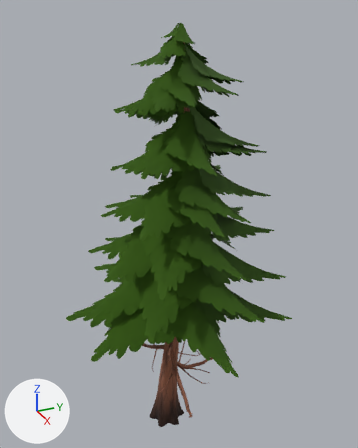
The glTF model assets/nature/Pine_4.gltf as it was, and as the next commit left it.
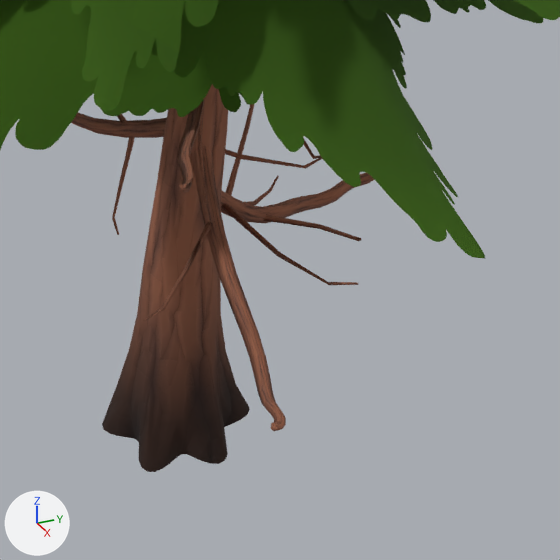
Each version is shown whole from a 50 mm lens placed at (9.71, -4.0, 10.43), pointed at (-0.18, 0.46, 5.48), then close up on the part from 35% to 72% of the width and 71% to 100% of the height. The axes (+X, +Y, +Z) are drawn at lower left. The lights are the same throughout. The first two pictures are the older version.

Script lines for the objects in view, before the commit:
```python
ob_pine_4 = bpy.data.objects.new('Pine_4', me_tree_031)
ob_pine_4.location = (0.0, 0.0, 0.0)
```
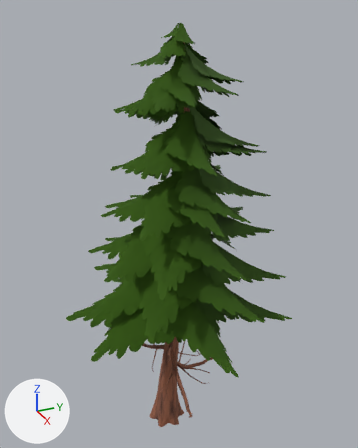
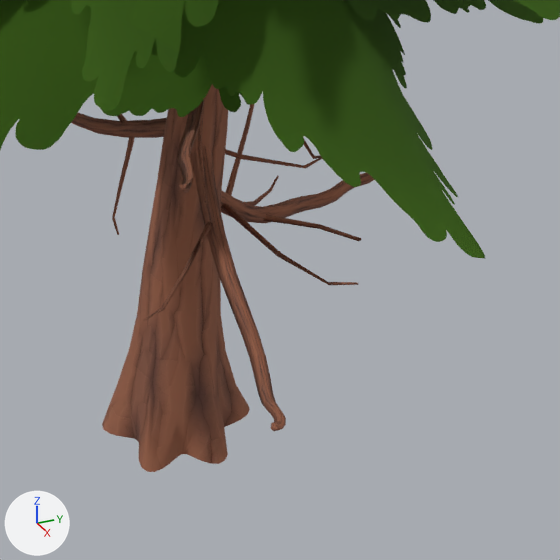
Where the newer file only moved an object's origin or applied its transform, the numbers keep the older frame.

Changed parts and their boxes [x1, y1, x2, y2] in the close-ups (560 x 560 px):
'Pine_4', recoloured: [57, 12, 560, 472] in both

The change, as a list of edits to the scene's bpy script:
```text
Change mat_bark_normaltree:
    remove # nodes: BsdfPrincipled, Math x3, Mix, NormalMap, OutputMaterial, TexImage x2, VertexColor
    nodes: BsdfPrincipled, Math x2, NormalMap, OutputMaterial, TexImage x2
Change mat_leaves_pine:
    remove # nodes: BsdfPrincipled, Math x3, Mix, OutputMaterial, TexImage, VertexColor
    nodes: BsdfPrincipled, Math x2, OutputMaterial, TexImage
```
